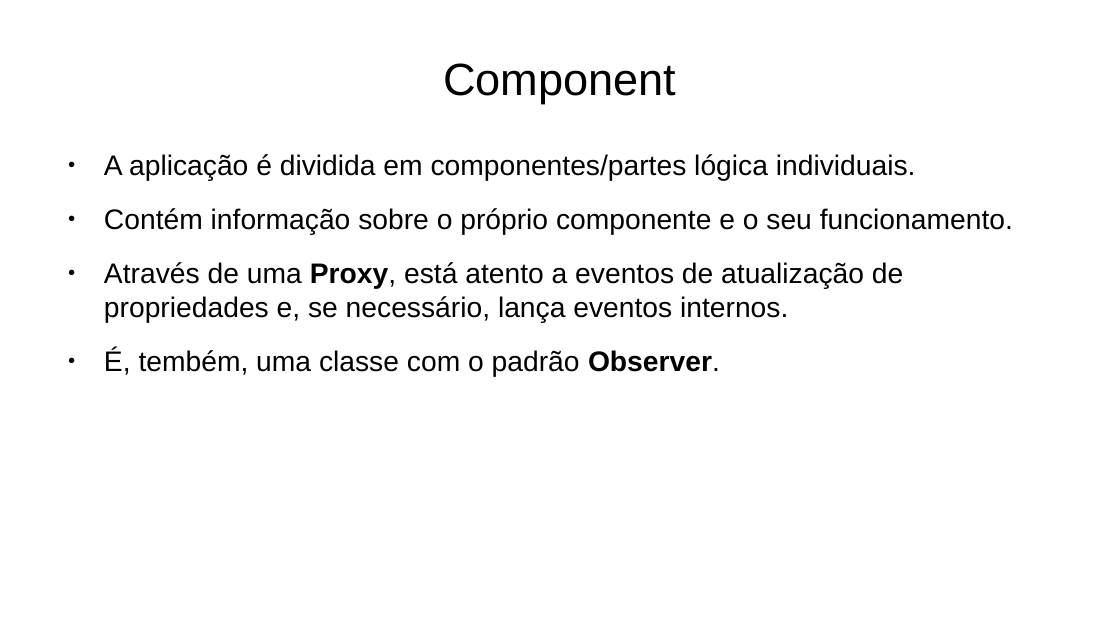
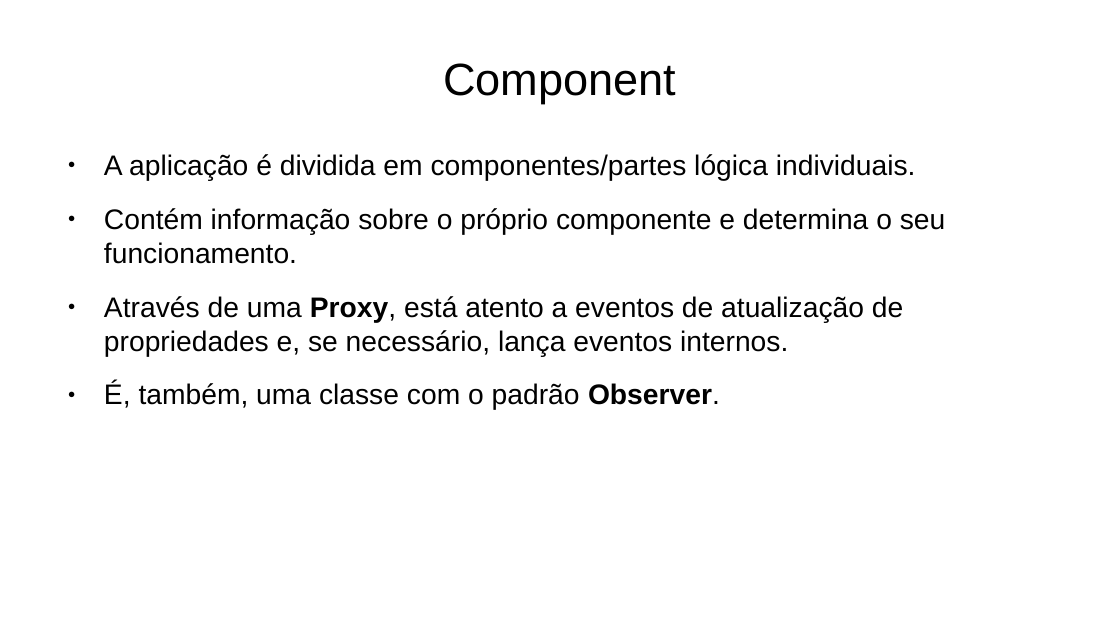
Before and after one commit to joao-neves95/js.web.components, a slide deck: slide 6 of ____docs/js.web.components_presentation_pt.odp. Drawn at 1120x630 pixels with LibreOffice and Linux fonts; fonts in the diff are those of the drawing. Boxes give left, top, right and bottom in pixels: in the first picture for what was removed or moved away, otherwise in the second. Text is boxed around its words. In the diff, an @@ line names an element or a change of style, - is before the commit and + after.

```diff
--- a/____docs/js.web.components_presentation_pt.odp
+++ b/____docs/js.web.components_presentation_pt.odp
@@ text at [104, 208, 946, 264]: text changed @@
-● Contém informação sobre o próprio componente e o seu funcionamento.
+● Contém informação sobre o próprio componente e determina o seu funcionamento.
@@ text at [104, 382, 720, 410]: text changed @@
-● É, tembém, uma classe com o padrão Observer.
+● É, também, uma classe com o padrão Observer.
```
Also in this commit, not shown: 7 other slides changed, 1 slide added, 1 other file.
